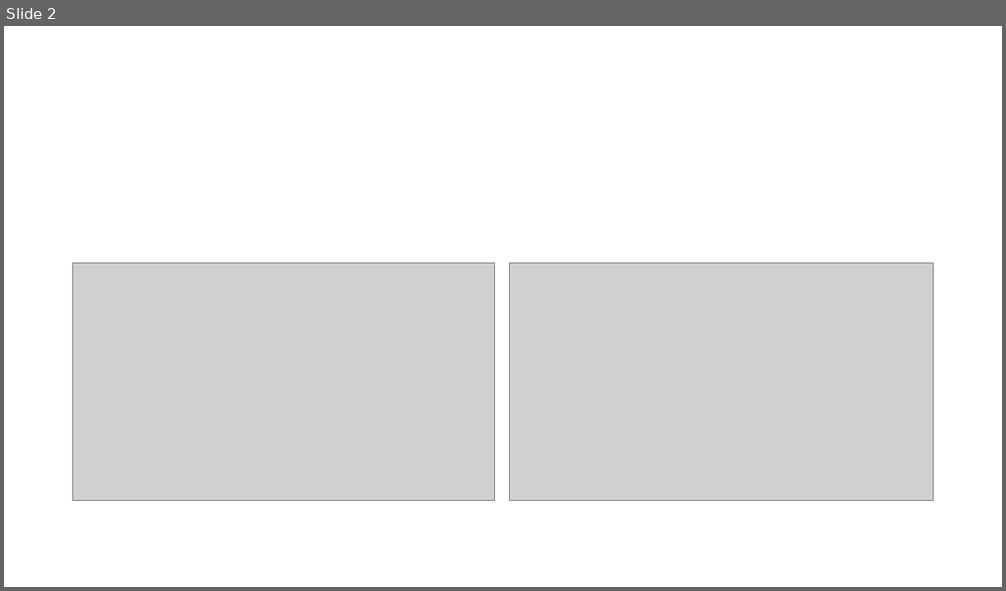
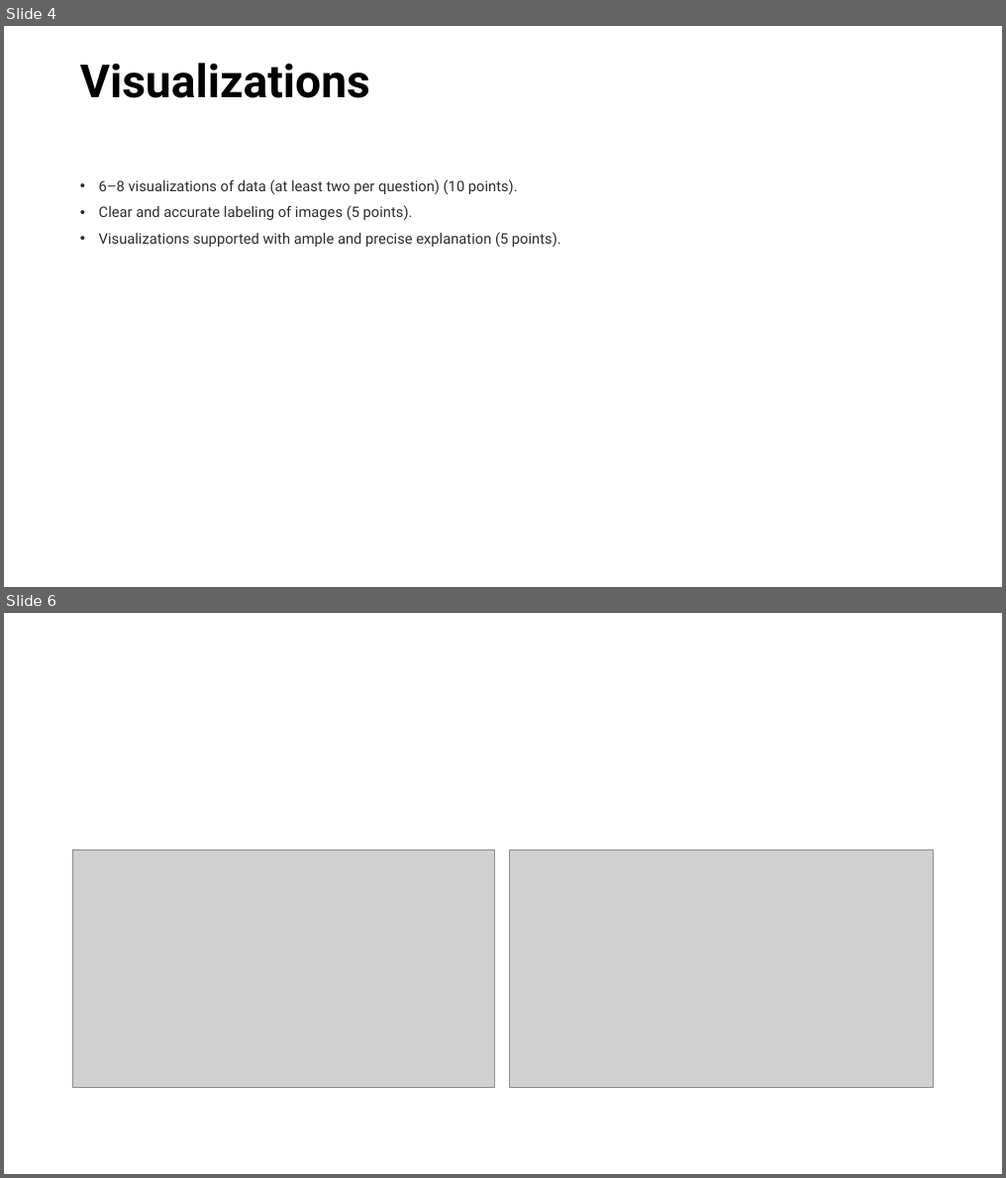
Before and after one commit to Corey-Holton/Project1, a slide deck: Working files/Group Project.pptx. Shown one above the other, each under a label of ours: slide 2 before the commit, slides 4 and 6 after it; the slides between them are not shown. The pictures are 1006x591 and 1006x1178 pixels, drawn with LibreOffice and Linux fonts; fonts in the diff are those of the drawing; grey boxes stand for pictures. Boxes give left, top, right and bottom in pixels: in the first picture for what was removed or moved away, otherwise in the second. Text is boxed around its words. In the diff, an @@ line names an element or a change of style, - is before the commit and + after.

```diff
--- a/Working files/Group Project.pptx
+++ b/Working files/Group Project.pptx
@@ slide 4 added at (x1=4, y1=26, x2=1002, y2=587), background #FFFFFF @@
@@ title added at (x1=80, y1=63, x2=370, y2=98), 44 pt, text #000000, bold @@
+Visualizations
@@ text added at (x1=99, y1=179, x2=561, y2=247), 14 pt, text #2B2B2B @@
+• 6–8 visualizations of data (at least two per question) (10 points).
+• Clear and accurate labeling of images (5 points).
+• Visualizations supported with ample and precise explanation (5 points).
@@ what was slide 2 is now slide 6 @@
```
Also in this commit, not shown: 4 other slides added, 1 slide removed.
